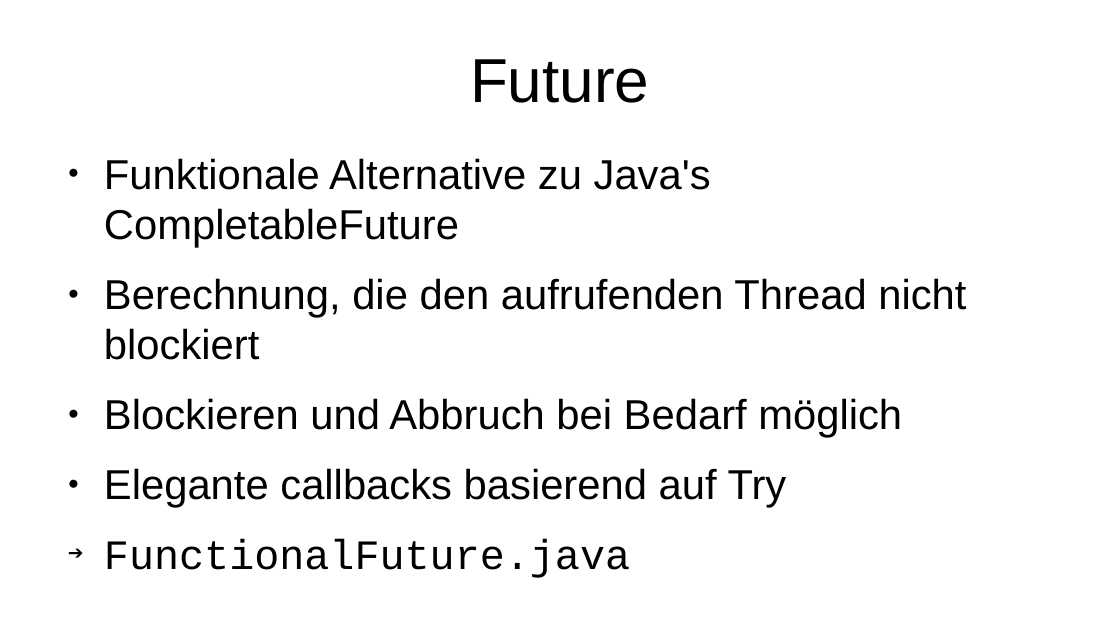
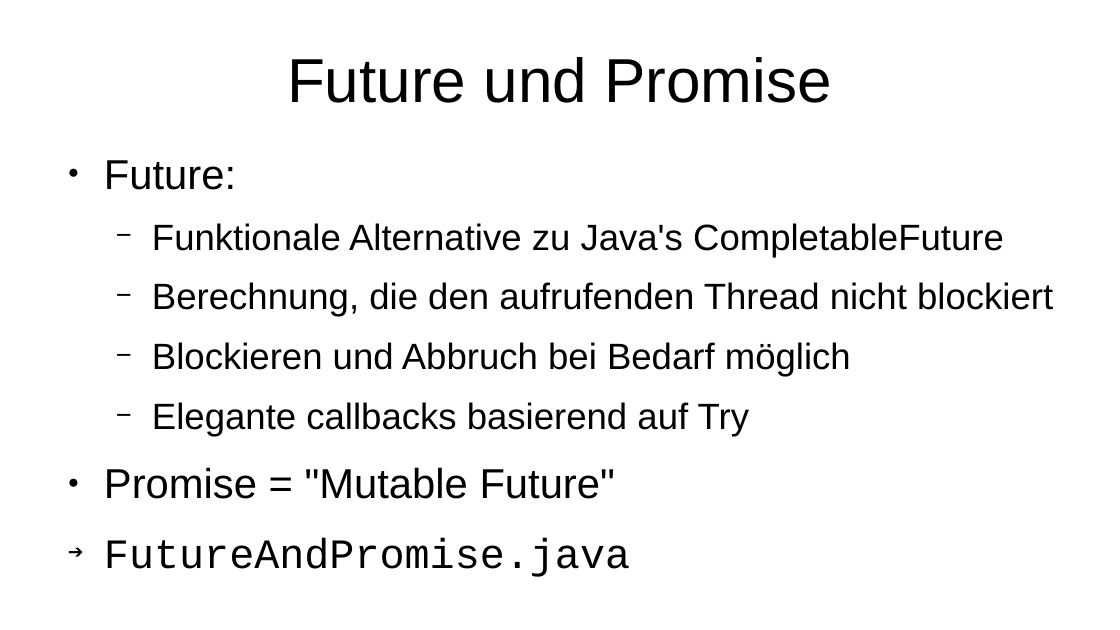
Before and after one commit to p3et/vavr-demo, a slide deck: slide 24 of coffee talk.odp. Drawn at 1120x630 pixels with LibreOffice and Linux fonts; fonts in the diff are those of the drawing. Boxes give left, top, right and bottom in pixels: in the first picture for what was removed or moved away, otherwise in the second. Text is boxed around its words. In the diff, an @@ line names an element or a change of style, - is before the commit and + after.

Commit message:
promise

```diff
--- a/coffee talk.odp
+++ b/coffee talk.odp
@@ title at (x1=287, y1=57, x2=832, y2=103): text changed @@
-Future
+Future und Promise
@@ text at (x1=104, y1=160, x2=236, y2=190): paragraph added @@
+● Future:
@@ text at (x1=152, y1=223, x2=1053, y2=437): size 29.6 to 25.9 pt in "Funktionale Alternative zu Java's CompletableFuture", "Berechnung, die den aufrufenden Thread nicht blockiert", "Blockieren und Abbruch bei Bedarf möglich", "Elegante callbacks basierend auf Try"; bullet ● to −; list level 1 to 2 in "Funktionale Alternative zu Java's CompletableFuture"; list level 1 to 2 in "Berechnung, die den aufrufenden Thread ..."; list level 1 to 2 in "Blockieren und Abbruch bei Bedarf ..."; list level 1 to 2 in "Elegante callbacks basierend auf Try" @@
@@ text at (x1=104, y1=467, x2=615, y2=499): text changed; font Courier New to Arial @@
-➔ FunctionalFuture.java
+● Promise = "Mutable Future"
+➔ FutureAndPromise.java
```
Also in this commit, not shown: 2 other slides changed, 1 other file.
